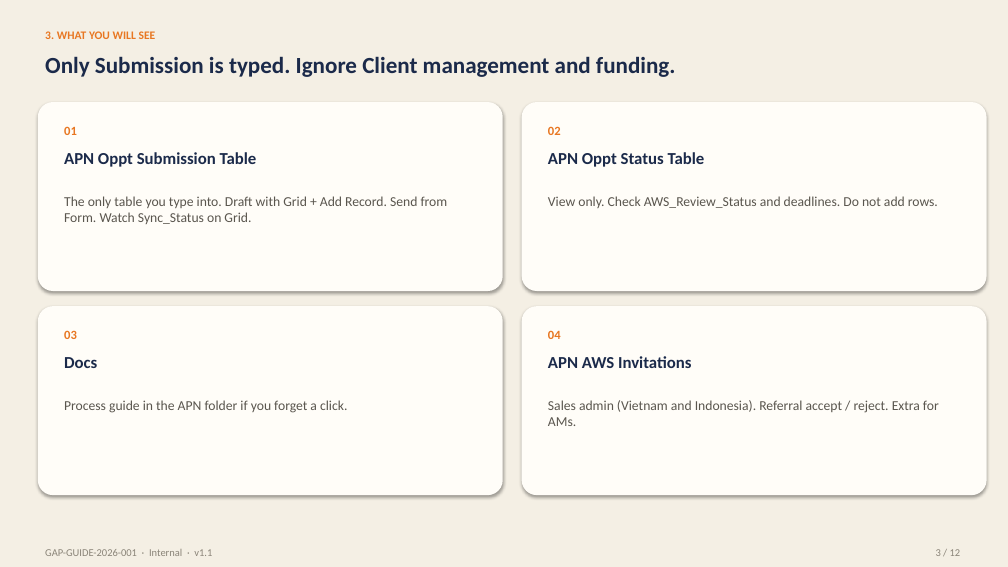
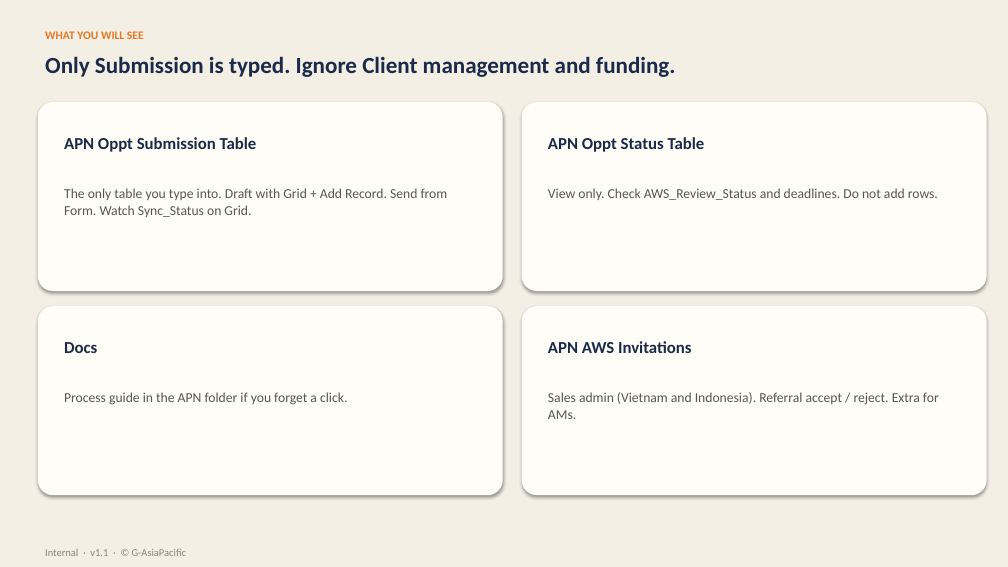
Before and after one commit to azibfikri/apn-opportunity-lark-guide, a slide deck: slide 3 of GAP-GUIDE-2026-001-APN-Opportunity-Lark-Base.pptx. Drawn at 1008x567 pixels with LibreOffice and Linux fonts; fonts in the diff are those of the drawing. Boxes give left, top, right and bottom in pixels: in the first picture for what was removed or moved away, otherwise in the second. Text is boxed around its words. In the diff, an @@ line names an element or a change of style, - is before the commit and + after.

```diff
--- a/GAP-GUIDE-2026-001-APN-Opportunity-Lark-Base.pptx
+++ b/GAP-GUIDE-2026-001-APN-Opportunity-Lark-Base.pptx
@@ text at [45, 31, 144, 39]: text changed @@
-3. WHAT YOU WILL SEE
+WHAT YOU WILL SEE
@@ text removed at [64, 126, 77, 135] @@
-01
@@ text removed at [548, 126, 561, 135] @@
-02
@@ text "The only table you type ...": place and size @@
-text "The only table you type ..." at [64, 196, 448, 224]
+text "The only table you type ..." at [64, 188, 448, 217]
@@ text "View only. Check AWS_Review_Status and ...": place and size @@
-text "View only. Check AWS_Review_Status and ..." at [548, 196, 938, 208]
+text "View only. Check AWS_Review_Status and ..." at [548, 188, 938, 200]
@@ text removed at [64, 330, 77, 339] @@
-03
@@ 4 texts: place and size @@
-4 texts at [64, 152, 705, 368]
+4 texts at [64, 137, 705, 353]
@@ text removed at [548, 330, 561, 339] @@
-04
@@ text "Process guide in the APN ...": place and size @@
-text "Process guide in the APN ..." at [64, 400, 347, 413]
+text "Process guide in the APN ..." at [64, 392, 347, 405]
@@ text "Sales admin (Vietnam and Indonesia). ...": place and size @@
-text "Sales admin (Vietnam and Indonesia). ..." at [548, 400, 939, 426]
+text "Sales admin (Vietnam and Indonesia). ..." at [548, 392, 939, 419]
@@ text at [45, 549, 186, 556]: text changed @@
-GAP-GUIDE-2026-001 · Internal · v1.1
+Internal · v1.1 · © G-AsiaPacific
@@ text removed at [936, 549, 961, 556] @@
-3 / 12
```
Also in this commit, not shown: 11 other slides changed, 1 other file.
